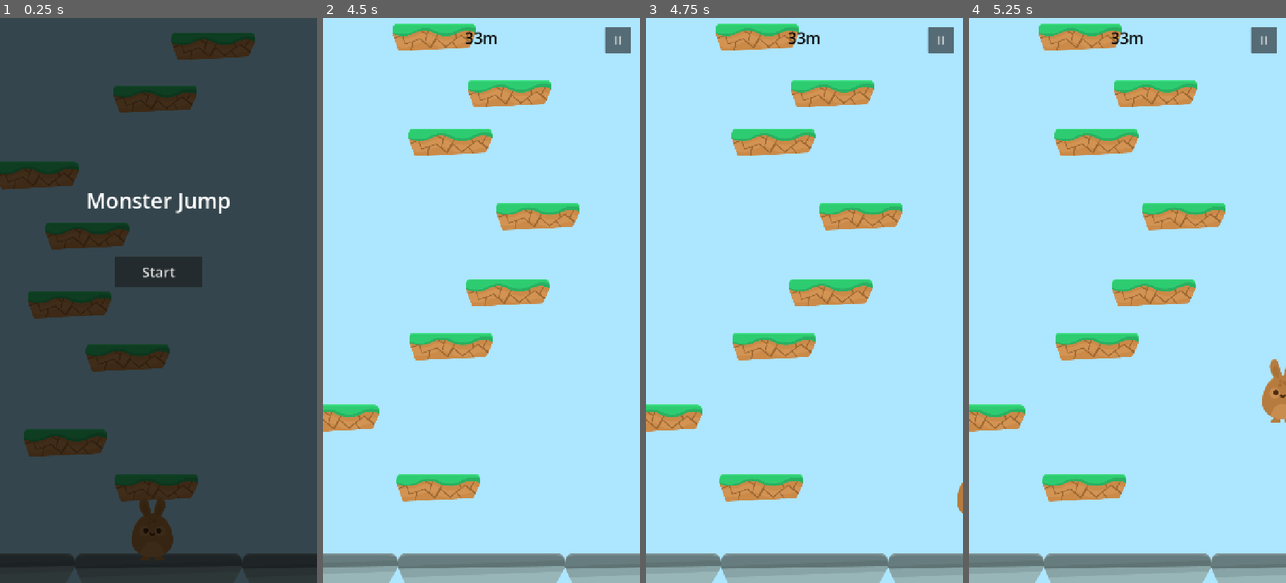
Above: before the commit, frames 1-4 (left to right).
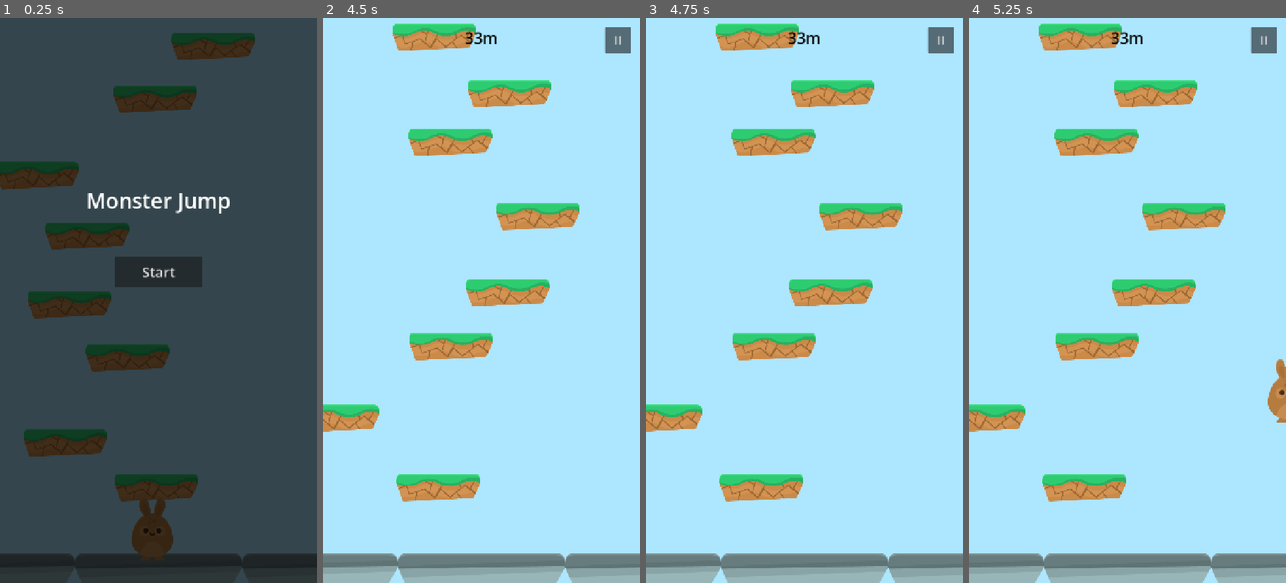
Above: after the commit, the same moments.

Repository: aliesenli/monster-jump
Game: Godot game, scene res://Scenes/Main.tscn
Two runs of this game, one before a commit and one after it. Both use one fixed random seed, a clock stepped at 60 frames per second and the inputs below.
Inputs:
- Up to frame 1 (0.25 s): no input
- Up to frame 2 (4.5 s): click "Start" at 0.5 s; hold Right (move_right) 1.28-2.75 s; click "II" at 2.75 s; click "Weiterspielen" at 3.5 s; tap Enter at 4.25 s; hold Left (move_left) from 4.28 s (still down)
- Up to frame 3 (4.75 s): keep holding Left (move_left)
- Up to frame 4 (5.25 s): release Left (move_left) at 5.03 s; hold Right (move_right) from 5.03 s (still down)

Frames 1-2 are identical in both runs. In frame 3, less than 0.1% of the frame differs, in the area x 98-100%, y 82-88%; in frame 4, 0.3%, in the area x 92-100%, y 60-72%.

Commit message:
create .apk file

Diff:
--- a/Scenes/Main.tscn
+++ b/Scenes/Main.tscn
@@ -12,6 +12,12 @@
 [ext_resource type="Texture2D" uid="uid://c60s6cp1tac48" path="res://Assets/PNG/Environment/ground_stone.png" id="10_ground"]
 [ext_resource type="Texture2D" uid="uid://cxsmdmlfipgty" path="res://Assets/PNG/Background/bg_layer1.png" id="11_bg"]
 
+[sub_resource type="RectangleShape2D" id="RectangleShape2D_4kpch"]
+size = Vector2(360, 1280)
+
+[sub_resource type="RectangleShape2D" id="RectangleShape2D_grg3l"]
+size = Vector2(360, 1280)
+
 [sub_resource type="RectangleShape2D" id="RectangleShape2D_kln2b"]
 size = Vector2(720, 86)
 
@@ -29,6 +35,16 @@
 script = ExtResource("3_pbw6q")
 player = NodePath("../World/Player")
 
+[node name="TouchRight" type="TouchScreenButton" parent="Camera2D" unique_id=709535586]
+position = Vector2(181, -1)
+shape = SubResource("RectangleShape2D_4kpch")
+action = "move_right"
+
+[node name="TouchLeft" type="TouchScreenButton" parent="Camera2D" unique_id=1089523491]
+position = Vector2(-186, -2)
+shape = SubResource("RectangleShape2D_grg3l")
+action = "move_left"
+
 [node name="Background" type="CanvasLayer" parent="Camera2D" unique_id=1000000030]
 layer = -1
 
@@ -40,6 +56,8 @@
 offset_top = -640.0
 offset_right = 360.0
 offset_bottom = 640.0
+grow_horizontal = 2
+grow_vertical = 2
 texture = ExtResource("11_bg")
 expand_mode = 3
 stretch_mode = 1
--- a/project.godot
+++ b/project.godot
@@ -40,6 +40,10 @@
 ]
 }
 
+[input_devices]
+
+pointing/emulate_touch_from_mouse=true
+
 [physics]
 
 3d/physics_engine="Jolt Physics"
@@ -48,3 +52,4 @@
 
 rendering_device/driver.windows="d3d12"
 renderer/rendering_method="mobile"
+textures/vram_compression/import_etc2_astc=true
Not shown, added: export_presets.cfg
Not shown, added: MonsterJump.apk
Not shown, added: MonsterJump.apk.idsig
